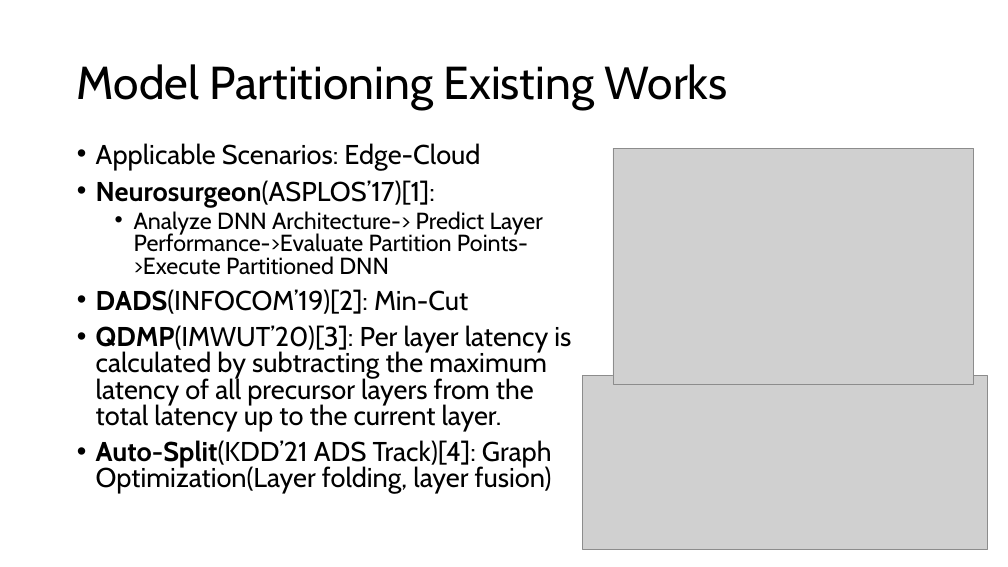
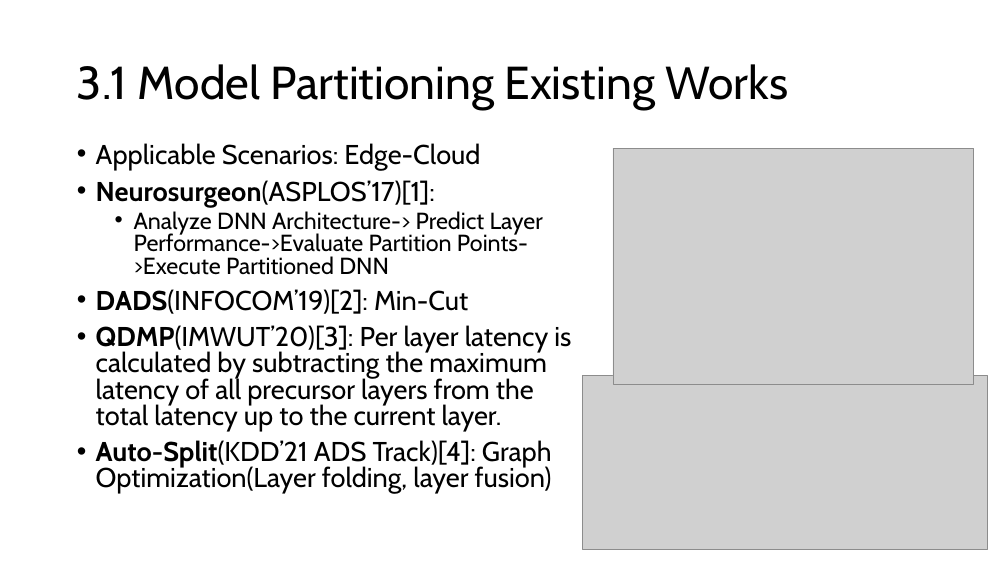
Before and after one commit to GXG-CS/on_device_learning, a slide deck: slide 9 of micro-network-project.pptx. Drawn at 1008x567 pixels with LibreOffice and Linux fonts; fonts in the diff are those of the drawing; grey boxes stand for pictures. Boxes give left, top, right and bottom in pixels: in the first picture for what was removed or moved away, otherwise in the second. Text is boxed around its words. In the diff, an @@ line names an element or a change of style, - is before the commit and + after.

```diff
--- a/micro-network-project.pptx
+++ b/micro-network-project.pptx
@@ title at [77,64,788,110]: text changed @@
-Model Partitioning Existing Works
+3.1 Model Partitioning Existing Works
```
Also in this commit, not shown: 13 other slides changed, 4 slides added, 2 slides removed, 1 other file.
